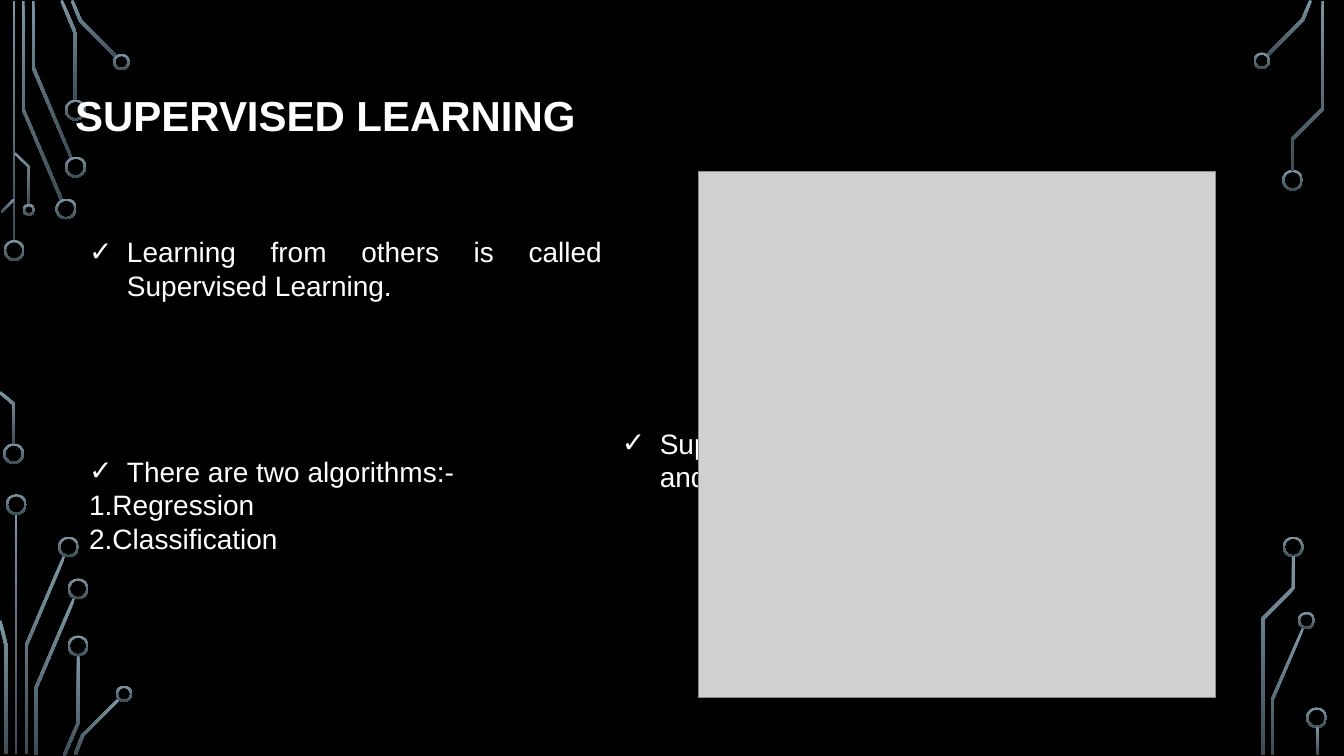
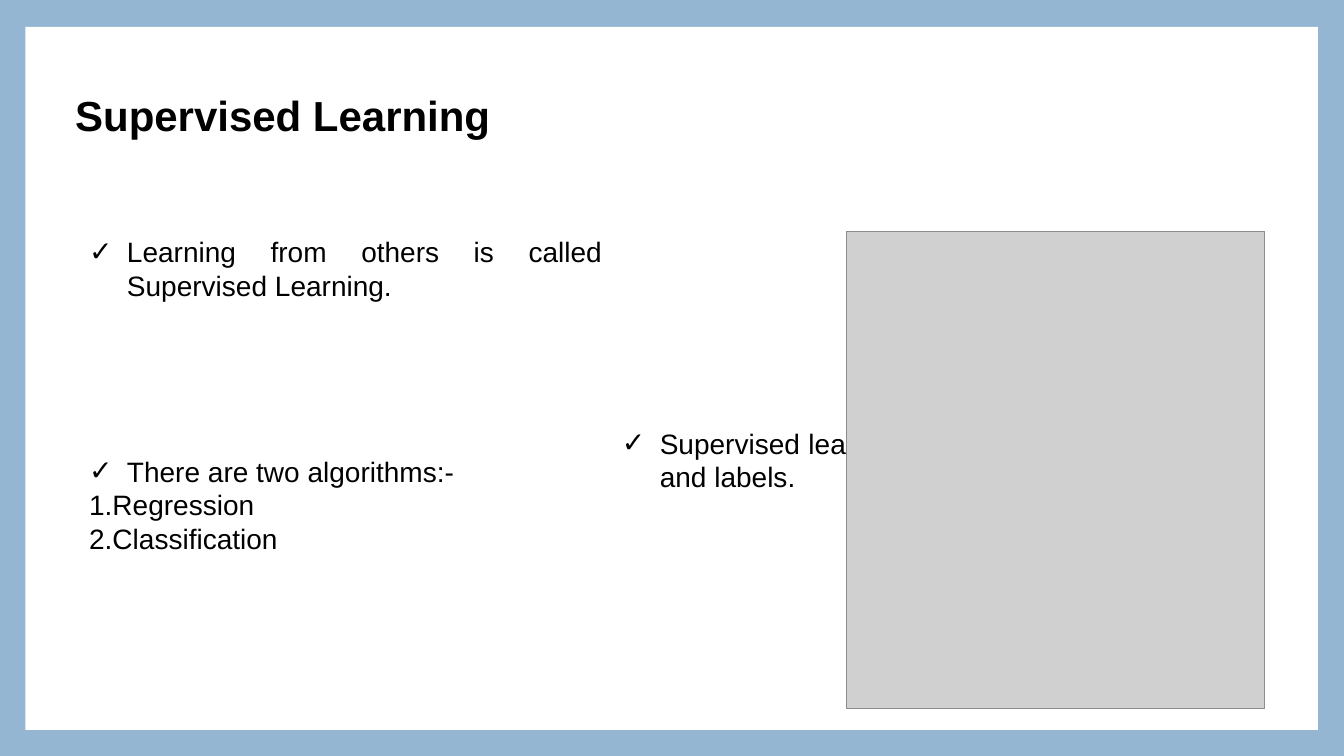
Before and after one commit to Akshaykumar2004/Aigle_Assignment6, a slide deck: slide 8 of AgileProject.pptx. Drawn at 1344x756 pixels with LibreOffice and Linux fonts; fonts in the diff are those of the drawing; grey boxes stand for pictures; background and template pictures are left out. Boxes give left, top, right and bottom in pixels: in the first picture for what was removed or moved away, otherwise in the second. Text is boxed around its words. In the diff, an @@ line names an element or a change of style, - is before the commit and + after.

```diff
--- a/AgileProject.pptx
+++ b/AgileProject.pptx
@@ background picture (left out) to #94B6D2 @@
@@ rectangle added at box(25, 27, 1318, 730), fill #FFFFFF @@
@@ title at box(75, 100, 490, 140): text changed; text colour #FFFFFF to #000000 @@
-SUPERVISED LEARNING
+Supervised Learning
@@ picture: place and size @@
-picture at box(699, 171, 1216, 698)
+picture at box(847, 231, 1264, 709)
@@ text colour #FFFFFF to #000000 in 3 elements at box(127, 241, 908, 459), box(127, 275, 795, 488), box(89, 461, 454, 550) @@
@@ group removed at box(0, 0, 1328, 756): 33 freeform shapes, 3 rectangles @@
```
Also in this commit, not shown: 16 other slides changed, 3 other files.
